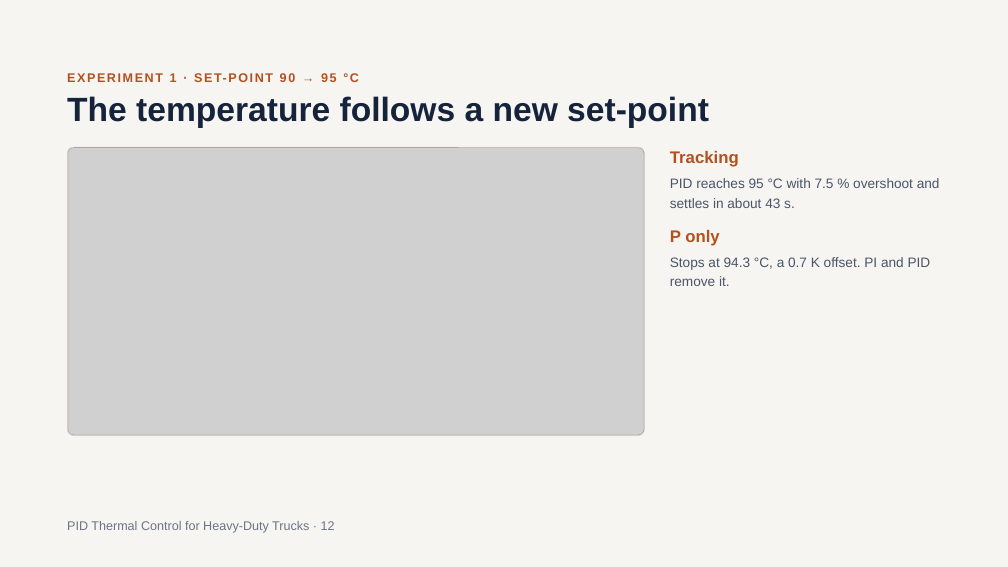
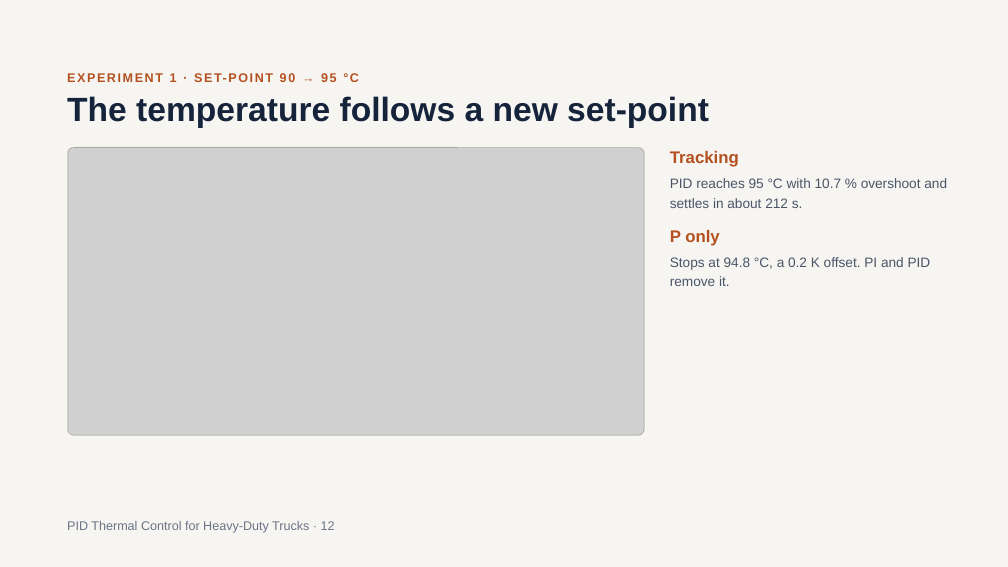
Before and after one commit to SushanthBibi/PID-Cooling-matlab, a slide deck: slide 12 of PID_Thermal_Control_for_Heavy-Duty_Trucks_v2.pptx. Drawn at 1008x567 pixels with LibreOffice and Linux fonts; fonts in the diff are those of the drawing; grey boxes stand for pictures. Boxes give left, top, right and bottom in pixels: in the first picture for what was removed or moved away, otherwise in the second. Text is boxed around its words. In the diff, an @@ line names an element or a change of style, - is before the commit and + after.

```diff
--- a/PID_Thermal_Control_for_Heavy-Duty_Trucks_v2.pptx
+++ b/PID_Thermal_Control_for_Heavy-Duty_Trucks_v2.pptx
@@ text at [670, 178, 947, 208]: text changed @@
-PID reaches 95 °C with 7.5 % overshoot and settles in about 43 s.
+PID reaches 95 °C with 10.7 % overshoot and settles in about 212 s.
@@ text at [670, 257, 931, 286]: text changed @@
-Stops at 94.3 °C, a 0.7 K offset. PI and PID remove it.
+Stops at 94.8 °C, a 0.2 K offset. PI and PID remove it.
```
Also in this commit, not shown: 7 other slides changed, 1 slide added.
